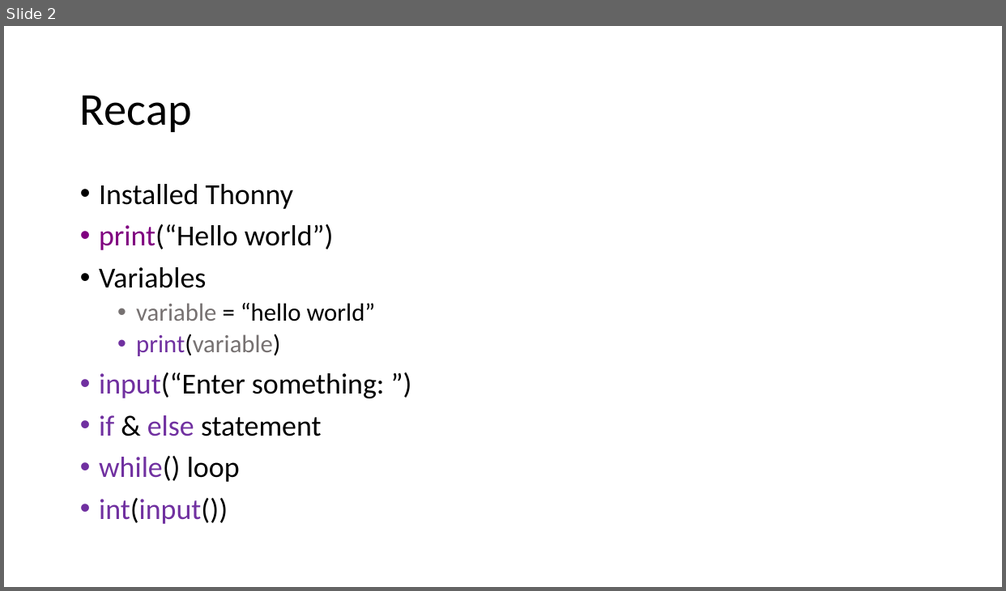
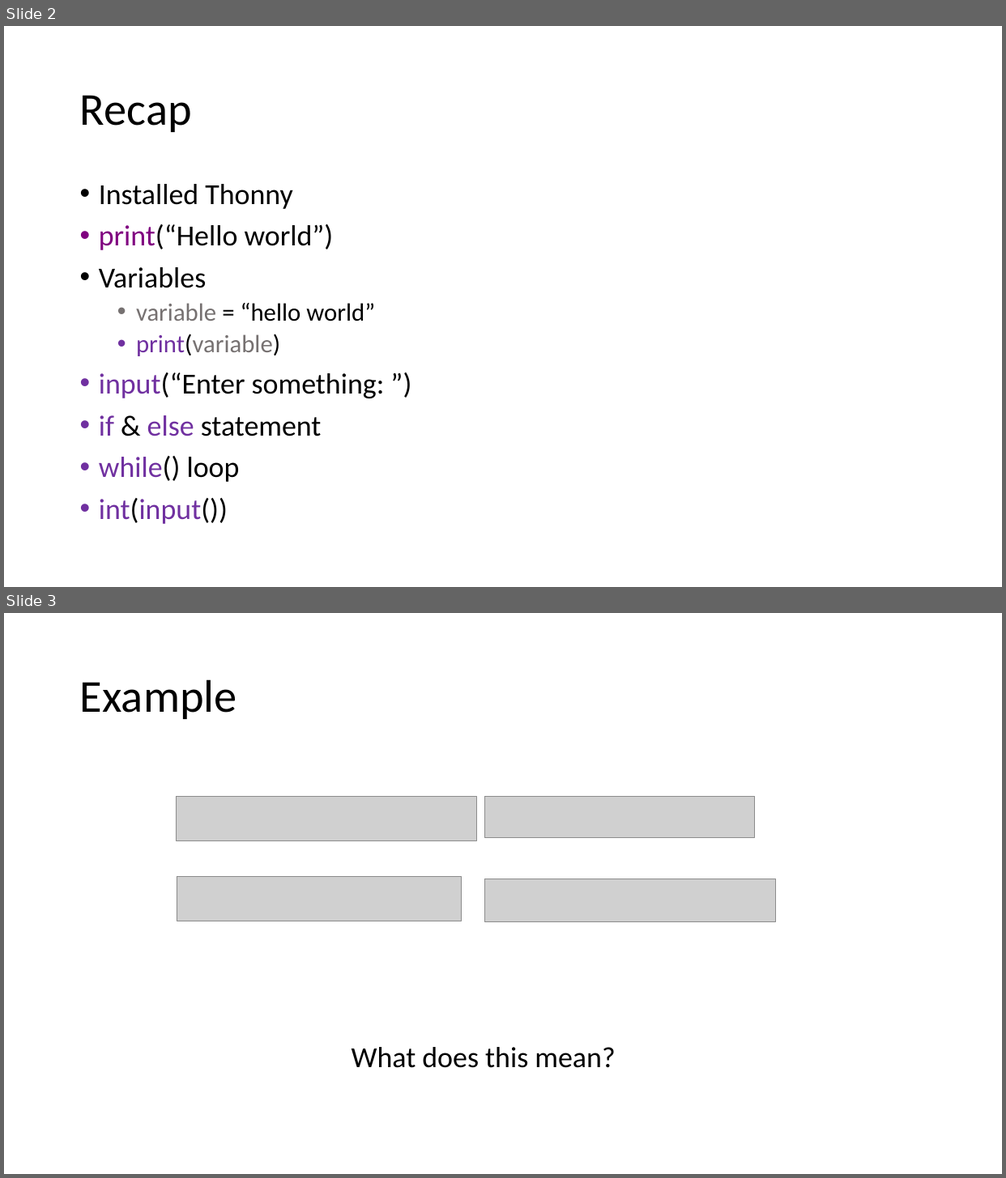
Before and after one commit to JoZonneveld/TCR-python-lessons, a slide deck: Lessons/Lesson 2/Building a calculator.pptx. Shown one above the other, each under a label of ours: slide 2 before the commit, slides 2 and 3 after it. The pictures are 1006x591 and 1006x1178 pixels, drawn with LibreOffice and Linux fonts; fonts in the diff are those of the drawing; grey boxes stand for pictures; background and template pictures are left out. Boxes give left, top, right and bottom in pixels: in the first picture for what was removed or moved away, otherwise in the second. Text is boxed around its words. In the diff, an @@ line names an element or a change of style, - is before the commit and + after.

```diff
--- a/Lessons/Lesson 2/Building a calculator.pptx
+++ b/Lessons/Lesson 2/Building a calculator.pptx
@@ slide 3 added at [4,613,1002,1174], background #FFFFFF @@
@@ title added at [80,679,237,719], 44 pt, text #000000 @@
+Example
@@ picture added at [177,797,477,841] @@
@@ picture added at [485,796,755,837] @@
@@ picture added at [177,876,462,921] @@
@@ picture added at [485,879,777,922] @@
@@ text added at [351,1047,615,1068], 28 pt, text #000000 @@
+What does this mean?
```
Also in this commit, not shown: 2 slides changed, 10 other slides added, 1 slide removed, 2 other files.
